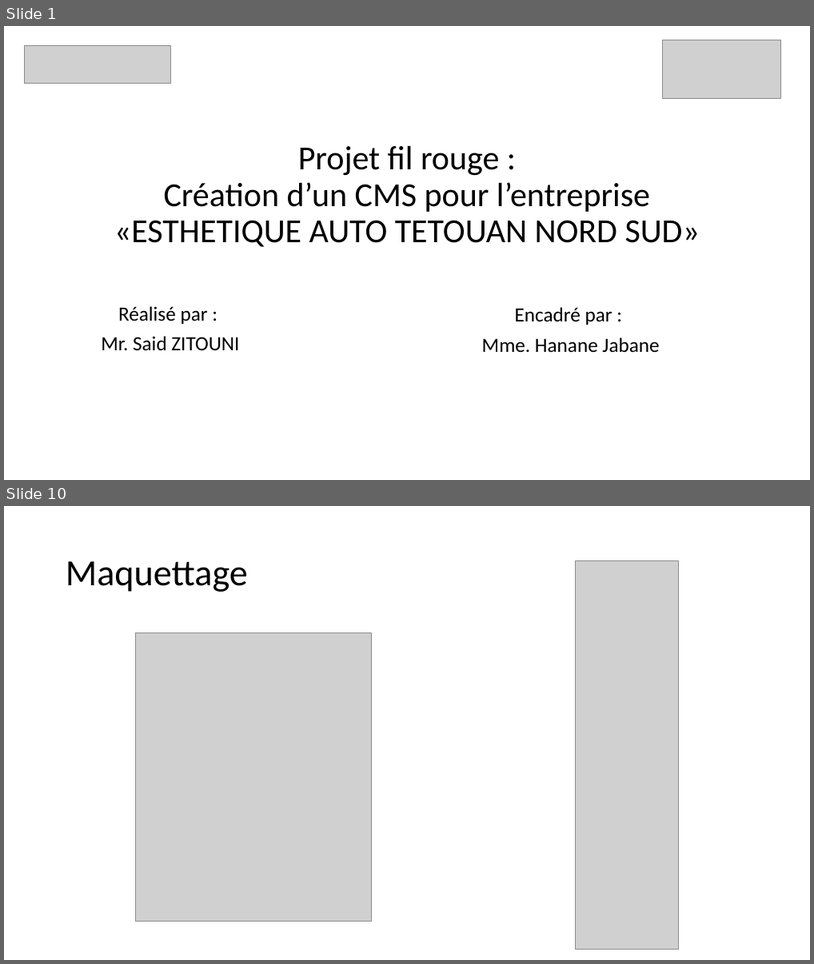
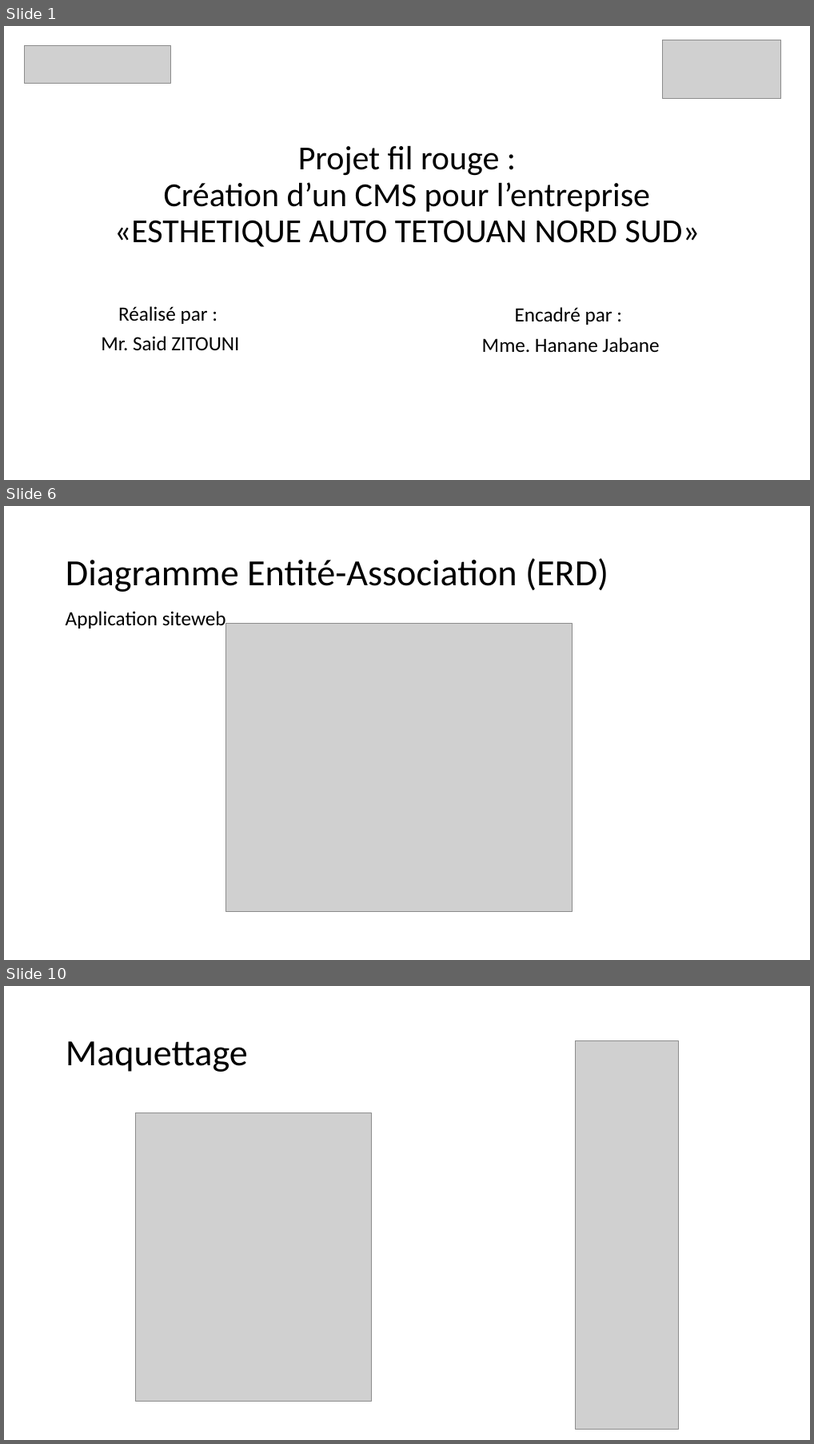
Before and after one commit to saidworks/fil_rouge, a slide deck: Presentation.pptx. Shown one above the other, each under a label of ours: slides 1 and 10 before the commit, slides 1, 6 and 10 after it; the slides between them are not shown. The pictures are 814x964 and 814x1444 pixels, drawn with LibreOffice and Linux fonts; fonts in the diff are those of the drawing; grey boxes stand for pictures. Boxes give left, top, right and bottom in pixels: in the first picture for what was removed or moved away, otherwise in the second. Text is boxed around its words. In the diff, an @@ line names an element or a change of style, - is before the commit and + after.

```diff
--- a/Presentation.pptx
+++ b/Presentation.pptx
@@ slide 6 added at <box>4,506,810,960</box>, background #FFFFFF @@
@@ title added at <box>66,558,609,592</box>, 44 pt, text #000000 @@
+Diagramme Entité-Association (ERD)
@@ text added at <box>66,611,226,631</box>, 24 pt, text #000000 @@
+Application siteweb
@@ picture added at <box>226,623,572,911</box> @@
```
Also in this commit, not shown: 6 slides changed, 5 other slides added, 11 slides removed, 2 other files.
